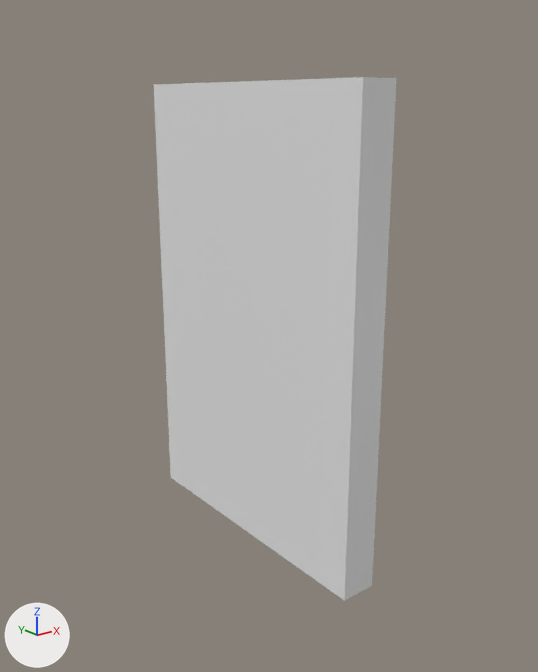
The FBX model KirjastoVartija/Assets/Objects/Lightswitch.fbx: old version first, new version second.
One viewpoint serves both versions: a 50 mm lens placed at (-2.88, -3.72, 2.88), pointed at (0.1, 0.01, 1.39). The axes (+X, +Y, +Z) are drawn at lower left. The lights are the same throughout. Where no turn or scale is listed for an object, it has been applied to the vertices.

Objects in the first picture: 'Runko'.
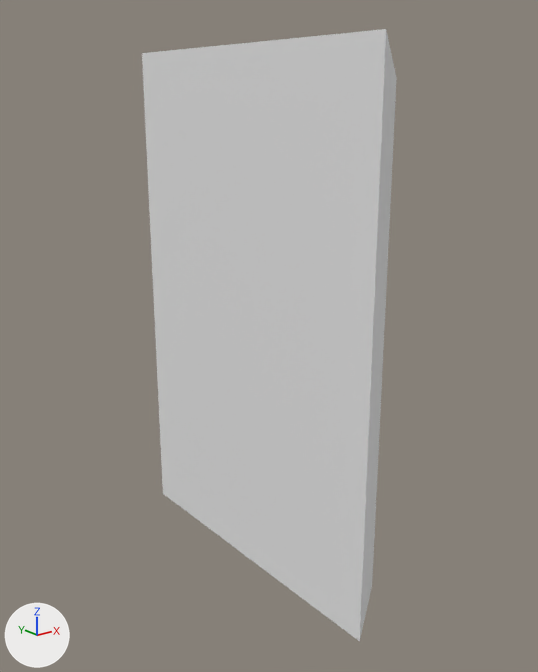
Where the change shows, as pixel boxes [x1, y1, x2, y2] in the pictures (538 x 672 px):
'Runko', reshaped (17% taller): before [154, 77, 397, 601]; after [142, 29, 397, 642]

Diff of the bpy script that builds the scene:
```diff
--- a/KirjastoVartija/Assets/Objects/Lightswitch.fbx.py
+++ b/KirjastoVartija/Assets/Objects/Lightswitch.fbx.py
@@ me_cube_001 @@
 me_cube_001.from_pydata(...)  # 152 vertices, 88 faces; spans x -0.12..0.15, y -1.0..1.0, z -1.0..2.0
 # used by ob_runko; location = (0.0, 0.0, 1.0)
-me_cube_001.vertices[0].co = (-0.12, -1.0, -1.0)  # pixel (344, 600)
-me_cube_001.vertices[2].co = (-0.12, -1.0, 2.0)  # pixel (363, 77)
-me_cube_001.vertices[3].co = (-0.12, 1.0, -1.0)  # pixel (170, 477)
-me_cube_001.vertices[5].co = (-0.12, 1.0, 2.0)  # pixel (153, 84)
+# me_cube_001 part 1
+me_cube_001.vertices[0].co = (-0.12, -1.14, -1.21)  # pixel (359, 641)
+me_cube_001.vertices[2].co = (-0.12, -1.14, 2.21)  # pixel (386, 29)
+me_cube_001.vertices[3].co = (-0.12, 1.14, -1.21)  # pixel (162, 493)
+me_cube_001.vertices[5].co = (-0.12, 1.14, 2.21)  # pixel (141, 53)
```
